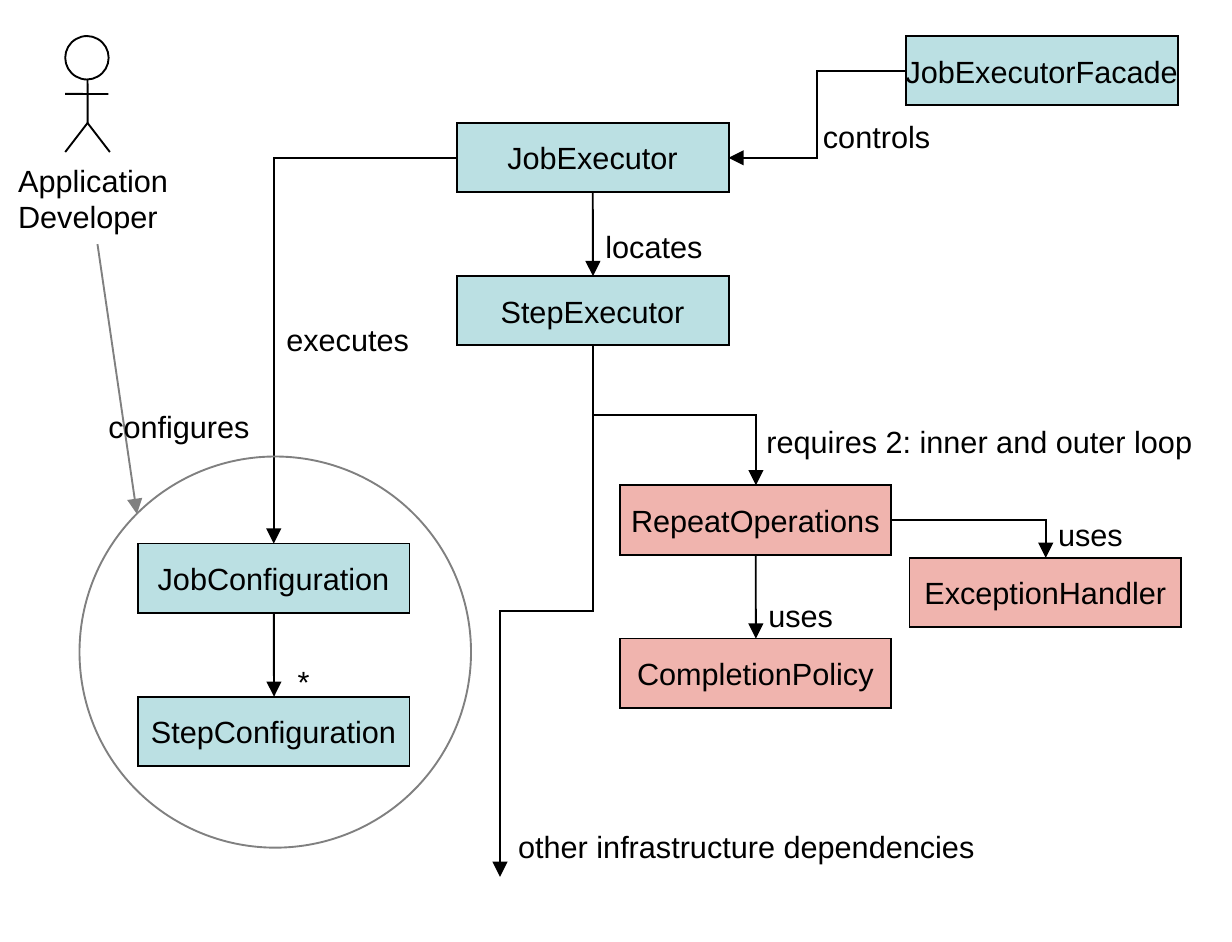
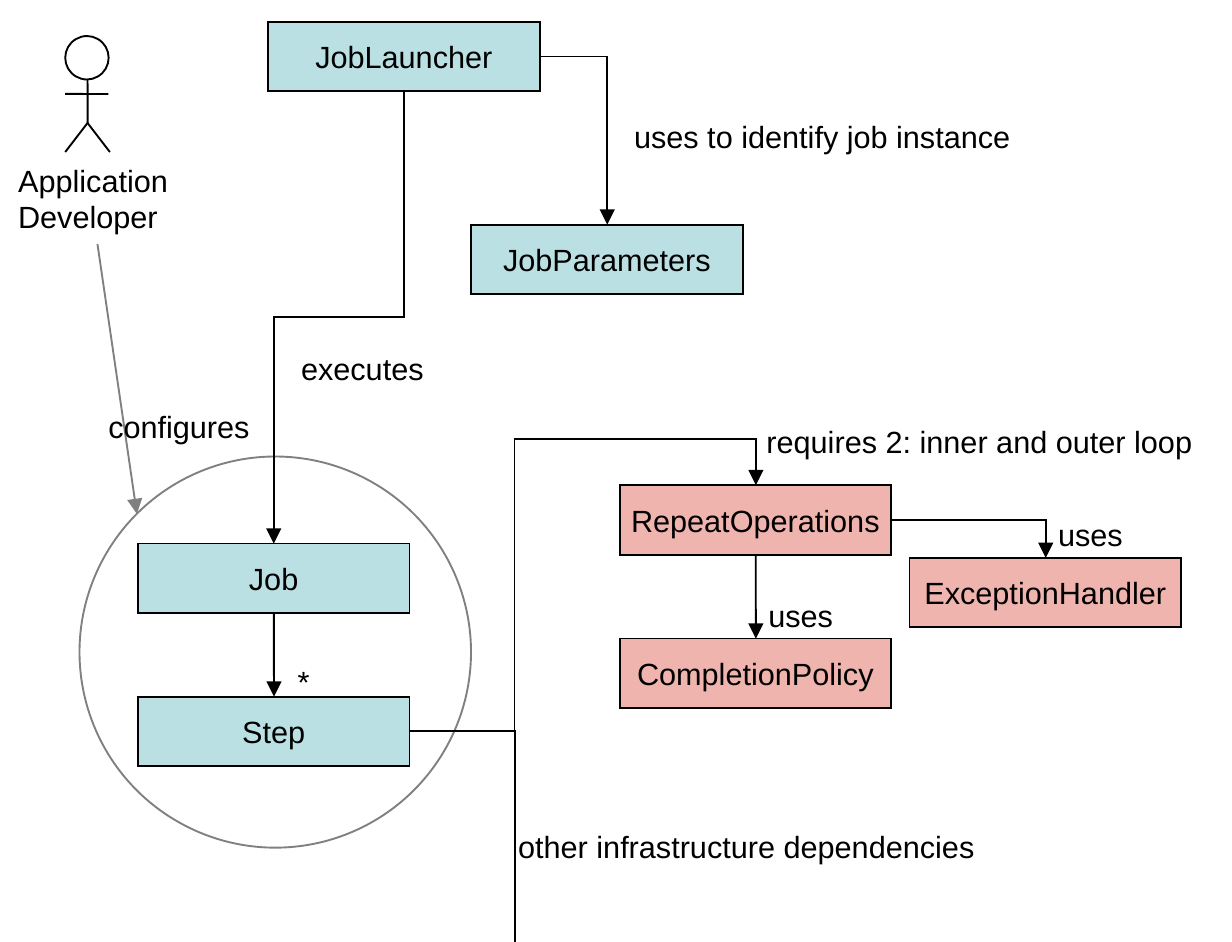
Before and after one commit to spring-projects/spring-batch, a slide deck: slide 7 of src/site/ppt/Figures.ppt. Drawn at 1232x942 pixels with LibreOffice and Linux fonts; fonts in the diff are those of the drawing. Boxes give left, top, right and bottom in pixels: in the first picture for what was removed or moved away, otherwise in the second. Text is boxed around its words. In the diff, an @@ line names an element or a change of style, - is before the commit and + after.

```diff
--- a/src/site/ppt/Figures.ppt
+++ b/src/site/ppt/Figures.ppt
@@ rectangle added at (x1=269, y1=22, x2=541, y2=92), fill #BBE0E3, outline #000000 0.74 pt, 12 pt, text #000000 @@
+JobLauncher
@@ elbow arrow added from (540, 57) to (608, 225), #000000 0.74 pt @@
@@ rectangle removed at (x1=906, y1=37, x2=1179, y2=107) @@
-JobExecutorFacade
@@ elbow arrow removed from (906, 70) to (729, 158) @@
@@ elbow arrow moved from (457, 158) - (274, 543) to (405, 90) - (274, 543) @@
@@ text added at (x1=634, y1=125, x2=1010, y2=154), 12 pt, text #000000 @@
+uses to identify job instance
@@ text removed at (x1=823, y1=125, x2=930, y2=149) @@
-controls
@@ rectangle added at (x1=471, y1=225, x2=744, y2=295), fill #BBE0E3, outline #000000 0.74 pt, 12 pt, text #000000 @@
+JobParameters
@@ group removed at (x1=457, y1=123, x2=729, y2=346): 2 rectangles, 1 arrow, 1 text @@
-JobExecutor
-StepExecutor
-locates
@@ text "executes" moved from (x1=286, y1=331, x2=409, y2=352) to (x1=301, y1=360, x2=424, y2=381) @@
@@ elbow arrow removed from (593, 346) to (757, 486) @@
@@ elbow arrow moved from (593, 346) - (501, 877) to (411, 731) - (757, 486) @@
@@ text in rectangle at (x1=249, y1=567, x2=298, y2=591): text changed @@
-JobConfiguration
+Job
@@ text in rectangle at (x1=242, y1=721, x2=305, y2=749): text changed @@
-StepConfiguration
+Step
@@ elbow arrow added from (411, 731) to (516, 942), #000000 0.74 pt @@
```
Also in this commit, not shown: 8 other slides changed, 1 slide removed, 1 other file.
